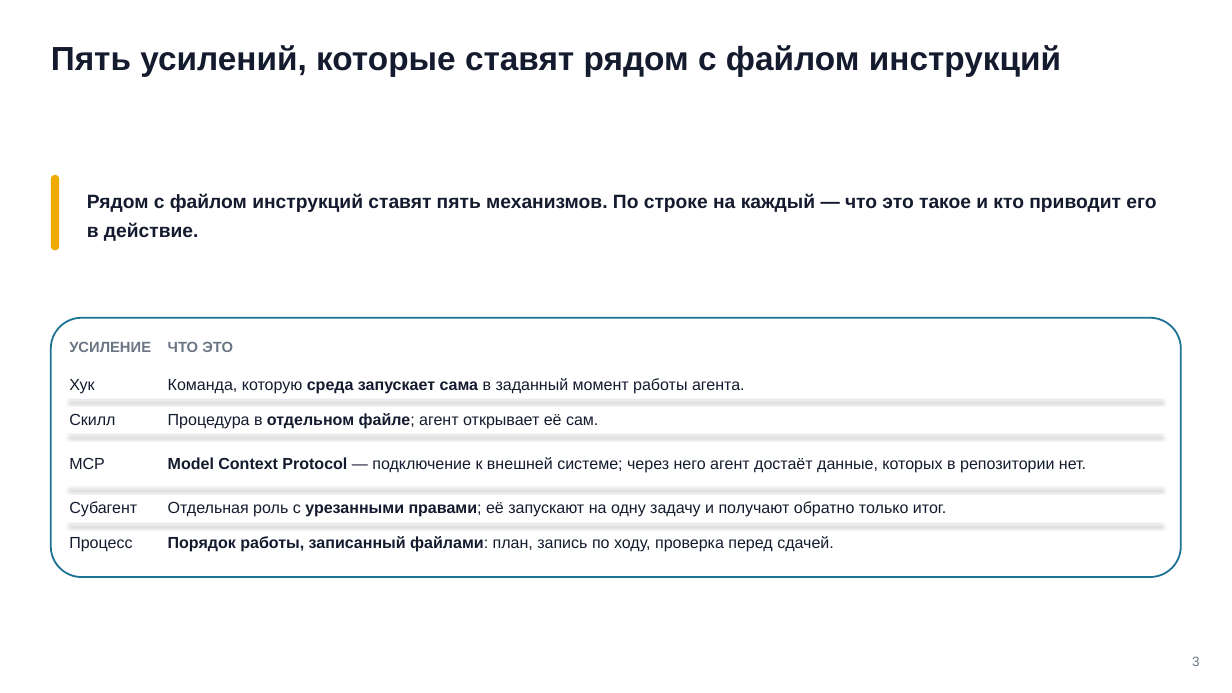
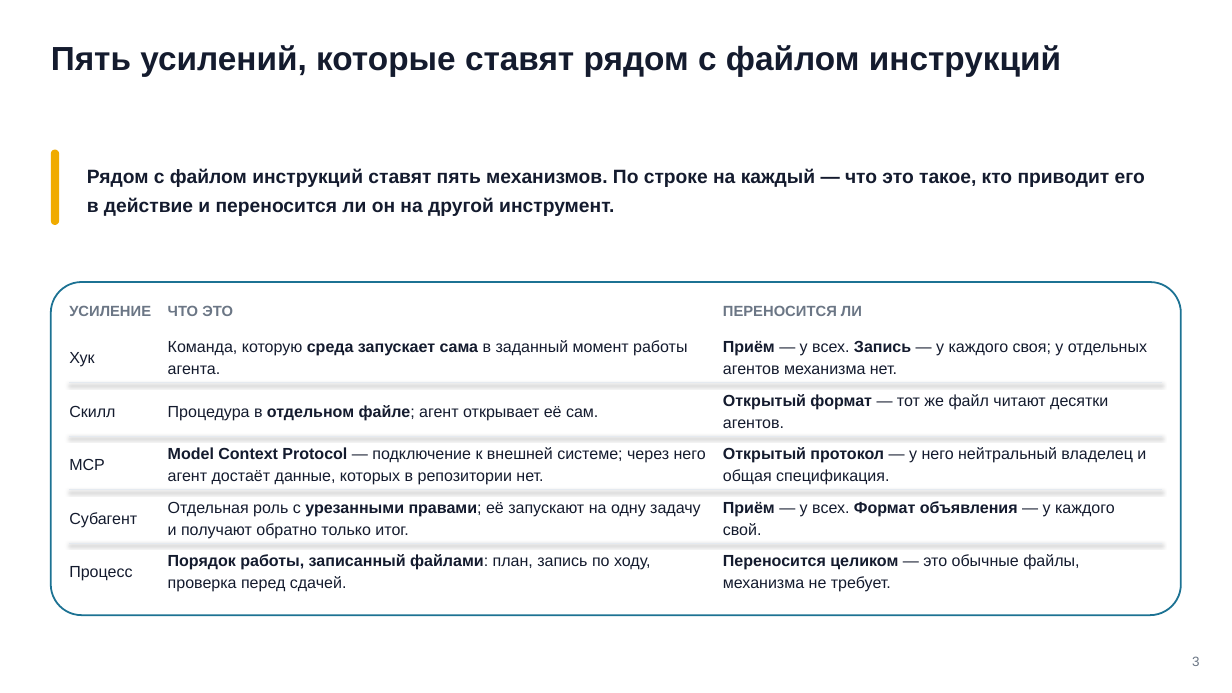
Before and after one commit to tellina-study/AI-usage-lessons, a slide deck: slide 3 of library/seminars/sem-05/rendered/sem-05.pptx. Drawn at 1232x693 pixels with LibreOffice and Linux fonts; fonts in the diff are those of the drawing. Boxes give left, top, right and bottom in pixels: in the first picture for what was removed or moved away, otherwise in the second. Text is boxed around its words. In the diff, an @@ line names an element or a change of style, - is before the commit and + after.

```diff
--- a/library/seminars/sem-05/rendered/sem-05.pptx
+++ b/library/seminars/sem-05/rendered/sem-05.pptx
@@ rounded rectangle: place and size @@
-rounded rectangle at <box>51,175,59,250</box>
+rounded rectangle at <box>51,150,59,226</box>
@@ text at <box>87,168,1145,216</box>: text changed @@
-Рядом с файлом инструкций ставят пять механизмов. По строке на каждый — что это такое и кто приводит его в действие.
+Рядом с файлом инструкций ставят пять механизмов. По строке на каждый — что это такое, кто приводит его в действие и переносится ли он на другой инструмент.
@@ rounded rectangle: place and size @@
-rounded rectangle at <box>51,318,1181,578</box>
+rounded rectangle at <box>51,282,1181,615</box>
@@ rounded rectangle at <box>51,282,1181,615</box>: proportions changed @@
@@ text "УСИЛЕНИЕ": place and size @@
-text "УСИЛЕНИЕ" at <box>69,342,151,352</box>
+text "УСИЛЕНИЕ" at <box>69,306,151,316</box>
@@ text "Хук": place and size @@
-text "Хук" at <box>69,379,94,394</box>
+text "Хук" at <box>69,352,94,367</box>
@@ text "Команда, которую среда запускает сама ..." rewrapped from <box>168,378,745,394</box> to <box>168,340,687,374</box> @@
@@ text "ЧТО ЭТО": place and size @@
-text "ЧТО ЭТО" at <box>168,341,233,352</box>
+text "ЧТО ЭТО" at <box>168,305,233,316</box>
@@ text added at <box>723,305,862,316</box>, 11.5 pt, text #6B7685, bold @@
+ПЕРЕНОСИТСЯ ЛИ
@@ text added at <box>723,341,1147,374</box>, 12.5 pt, text #141B2E @@
+Приём — у всех. Запись — у каждого своя; у отдельных агентов механизма нет.
@@ text "Скилл": place and size @@
-text "Скилл" at <box>69,413,115,425</box>
+text "Скилл" at <box>69,405,115,417</box>
@@ line moved from (69, 400) - (1163, 400) to (69, 383) - (1163, 383) @@
@@ text "Процедура в отдельном файле; агент ...": place and size @@
-text "Процедура в отдельном файле; агент ..." at <box>168,413,598,429</box>
+text "Процедура в отдельном файле; агент ..." at <box>168,405,598,421</box>
@@ text added at <box>723,394,1108,428</box>, 12.5 pt, text #141B2E @@
+Открытый формат — тот же файл читают десятки агентов.
@@ text "Model Context Protocol — подключение ..." rewrapped from <box>168,457,1086,473</box> to <box>168,447,706,485</box> @@
@@ text added at <box>723,447,1146,485</box>, 12.5 pt, text #141B2E @@
+Открытый протокол — у него нейтральный владелец и общая спецификация.
@@ text "Субагент": place and size @@
-text "Субагент" at <box>69,501,137,517</box>
+text "Субагент" at <box>69,512,137,528</box>
@@ text "Отдельная роль с урезанными правами; ..." rewrapped from <box>168,501,946,517</box> to <box>168,501,701,539</box> @@
@@ text added at <box>723,501,1115,535</box>, 12.5 pt, text #141B2E, bold @@
+Приём — у всех. Формат объявления — у каждого свой.
@@ text "Процесс": place and size @@
-text "Процесс" at <box>69,537,132,552</box>
+text "Процесс" at <box>69,566,132,581</box>
@@ line moved from (69, 524) - (1163, 524) to (69, 543) - (1163, 543) @@
@@ text "Порядок работы, записанный файлами: план, ..." rewrapped from <box>168,536,834,552</box> to <box>168,554,651,592</box> @@
@@ text added at <box>723,554,1079,592</box>, 12.5 pt, text #141B2E @@
+Переносится целиком — это обычные файлы, механизма не требует.
```
Also in this commit, not shown: 4 other slides changed, 1 slide added, 13 other files.
